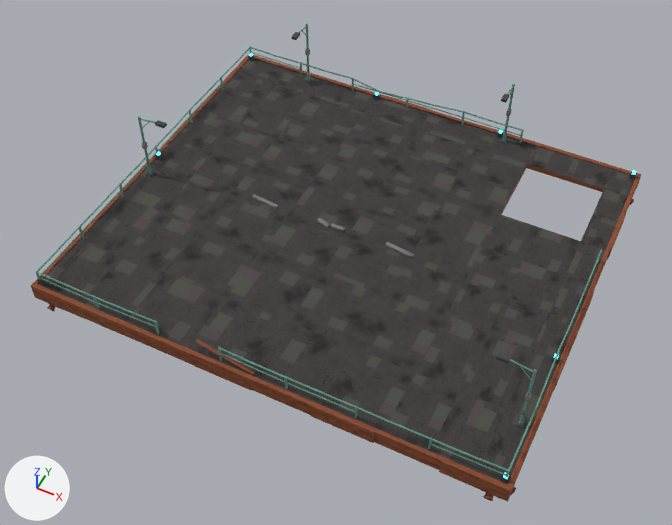
The FBX model CatWalk/Assets/CatWalk/Content/Environment/Models/CosmoMotel/Platform.fbx, before and after one commit.
Camera for both pictures: a 50 mm camera at (16.4, -35.1, 40.1) aimed at (-0.4, -1.4, -2.0). Lighting does not change. The marker at lower left points along +X, +Y and +Z. The older version comes first. Where no turn or scale is listed for an object, it has been applied to the vertices. Vertices at exactly the same position are counted once.

In view in the first picture: 'Platform'.
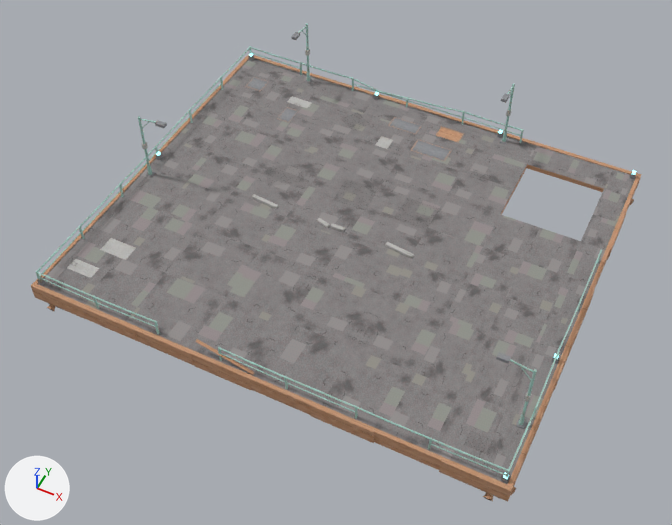
Boxes (x1, y1, x2, y2) around the edits, measured in the pictures (672 x 525 px):
```json
{"object": "Platform", "change": "surface changed", "before": [31, 24, 642, 502], "after": [31, 24, 642, 502], "on screen": "lighter"}
{"part": 1, "of": "me_platform", "change": "added", "after": [245, 77, 269, 91]}
{"part": 2, "of": "me_platform", "change": "added", "after": [388, 117, 422, 134]}
{"part": 3, "of": "me_platform", "change": "added", "after": [436, 126, 464, 142]}
{"part": 4, "of": "me_platform", "change": "added", "after": [277, 107, 298, 123]}
{"part": 5, "of": "me_platform", "change": "added", "after": [254, 77, 452, 161]}
{"part": 6, "of": "me_platform", "change": "added", "after": [67, 238, 136, 278]}
```

Scene script edits in JSON lines:
```json
{"op": "set", "path": "img_cosmomotel_atlas_png", "old": "load_image('CosmoMotel_Atlas.png', '../../Textures/CosmoMotel_Atlas.png', 1024, 1024, 'sRGB')", "new": "load_image('CosmoMotel_Atlas.png', '../../Textures/CosmoMotel_Atlas.png', 1024, 1024, 'Non-Color')"}
{"op": "add", "block": "mat_cosmomotel_cutout", "code": ["mat_cosmomotel_cutout = bpy.data.materials.new('CosmoMotel_Cutout')", "# uses the picture img_cosmomotel_atlas_png"]}
{"block": "me_platform", "where": "# used by ob_platform; location = (0.0, 0.0, 0.0)"}
{"op": "remove", "block": "me_platform", "code": "me_platform.from_pydata(...)  # 4436 vertices, 1897 faces; spans x -14.4..14.4, y -12.4..12.4, z -6.8..4.7"}
{"op": "add", "block": "me_platform", "code": "me_platform.from_pydata(...)  # 4789 vertices, 2048 faces; spans x -14.4..14.4, y -12.4..12.4, z -6.8..4.7"}
{"block": "me_platform", "change": "me_platform part 1: the loose piece of 8 vertices spanning x -9.2..-8.8, y 11.2..11.7, z 0.0 is copied, and the copy is scaled about its middle by (2.73, 2.73, 0.3), then moved by (-3.0, -1.9, 0.0); it spans x -12.6..-11.4, y 8.9..10.1, z 0.0"}
{"block": "me_platform", "change": "me_platform part 2: the loose piece of 8 vertices spanning x -9.2..-8.8, y 11.2..11.7, z 0.0 is copied, and the copy is scaled about its middle by (4.55, 2.27, 0.3), then moved by (8.0, -1.4, 0.0); it spans x -2.0..0.0, y 9.5..10.5, z 0.0"}
{"block": "me_platform", "change": "me_platform part 3: the loose piece of 8 vertices spanning x -9.2..-8.8, y 11.2..11.7, z 0.0 is copied, and the copy is scaled about its middle by (3.64, 2.27, 0.3), then moved by (11.0, -0.9, 0.0); it spans x 1.2..2.8, y 10.0..11.0, z 0.0"}
{"block": "me_platform", "change": "me_platform part 4: the loose piece of 8 vertices spanning x -9.2..-8.8, y 11.2..11.7, z 0.0 is copied, and the copy is scaled about its middle by (2.05, 3.18, 0.3), then moved by (0.5, -3.9, 0.0); it spans x -8.9..-8.1, y 6.8..8.2, z 0.0"}
{"block": "me_platform", "change": "me_platform part 5: 182 vertices added at x -12.6..5.9, y 0.8..10.4, z 0.0"}
{"block": "me_platform", "change": "me_platform part 6: 27 vertices added at x -13.3..-10.6, y -10.2..-7.2, z 0.0"}
{"block": "me_platform", "change": "other edits to the shape of me_platform do not show in these pictures"}
{"op": "add", "block": "me_platform", "code": "me_platform.materials.append(mat_cosmomotel_cutout)"}
```
